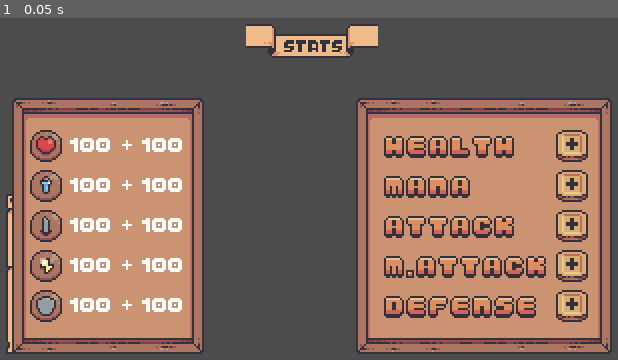
Above: before the commit, frame 1.
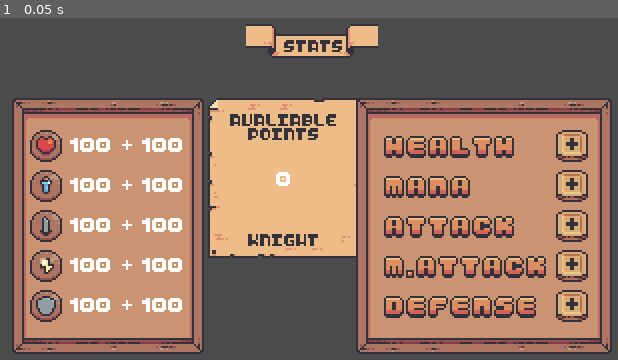
Above: after the commit, the same moment.

Repository: soapmactavish23/dawn-forest
Game: Godot game, scene res://scenes/interface/player/stats/stats_container.tscn
The game is run twice, just before and just after one commit, with the same random seed, the same clock (stepped at 60 frames per second) and the same inputs. This scene is started directly instead of the project's main scene.
Inputs:
- Up to frame 1 (0.05 s): no input

The runs differ from the first frame. In frame 1, 12% of the frame differs, in the area x 0-58%, y 23-99%.

Commit message:
143. Container auxiliar dos pontos disponíveis [Container da Direita].

Diff:
--- a/scenes/interface/player/stats/stats_container.tscn
+++ b/scenes/interface/player/stats/stats_container.tscn
@@ -19,6 +19,9 @@
 [ext_resource path="res://assets/interface/stats/stats_info_container.png" type="Texture" id=17]
 [ext_resource path="res://assets/interface/stats/text/stats_text/small/magic_attack.png" type="Texture" id=18]
 [ext_resource path="res://assets/interface/stats/text/player_total.png" type="Texture" id=19]
+[ext_resource path="res://assets/interface/stats/points_info_container.png" type="Texture" id=20]
+[ext_resource path="res://assets/interface/stats/text/avaliable_points.png" type="Texture" id=21]
+[ext_resource path="res://assets/interface/stats/text/knight_class_text.png" type="Texture" id=22]
 
 [sub_resource type="Animation" id=3]
 length = 0.001
@@ -103,14 +106,107 @@
 "values": [ Color( 1, 1, 1, 0 ), Color( 1, 1, 1, 1 ) ]
 }
 
+[sub_resource type="DynamicFont" id=5]
+font_data = ExtResource( 3 )
+
+[sub_resource type="Animation" id=7]
+length = 0.001
+tracks/0/type = "value"
+tracks/0/path = NodePath(".:rect_position")
+tracks/0/interp = 1
+tracks/0/loop_wrap = true
+tracks/0/imported = false
+tracks/0/enabled = true
+tracks/0/keys = {
+"times": PoolRealArray( 0 ),
+"transitions": PoolRealArray( 1 ),
+"update": 0,
+"values": [ Vector2( 108, 42 ) ]
+}
+tracks/1/type = "value"
+tracks/1/path = NodePath(".:modulate")
+tracks/1/interp = 1
+tracks/1/loop_wrap = true
+tracks/1/imported = false
+tracks/1/enabled = true
+tracks/1/keys = {
+"times": PoolRealArray( 0 ),
+"transitions": PoolRealArray( 1 ),
+"update": 0,
+"values": [ Color( 1, 1, 1, 1 ) ]
+}
+
+[sub_resource type="Animation" id=8]
+resource_name = "hide_container"
+length = 0.2
+tracks/0/type = "value"
+tracks/0/path = NodePath(".:rect_position")
+tracks/0/interp = 1
+tracks/0/loop_wrap = true
+tracks/0/imported = false
+tracks/0/enabled = true
+tracks/0/keys = {
+"times": PoolRealArray( 0, 0.2 ),
+"transitions": PoolRealArray( 1, 1 ),
+"update": 0,
+"values": [ Vector2( 108, 42 ), Vector2( 218, 42 ) ]
+}
+tracks/1/type = "value"
+tracks/1/path = NodePath(".:modulate")
+tracks/1/interp = 1
+tracks/1/loop_wrap = true
+tracks/1/imported = false
+tracks/1/enabled = true
+tracks/1/keys = {
+"times": PoolRealArray( 0, 0.2 ),
+"transitions": PoolRealArray( 1, 1 ),
+"update": 0,
+"values": [ Color( 1, 1, 1, 1 ), Color( 1, 1, 1, 0 ) ]
+}
+
+[sub_resource type="Animation" id=6]
+resource_name = "show_container"
+length = 0.2
+tracks/0/type = "value"
+tracks/0/path = NodePath(".:rect_position")
+tracks/0/interp = 1
+tracks/0/loop_wrap = true
+tracks/0/imported = false
+tracks/0/enabled = true
+tracks/0/keys = {
+"times": PoolRealArray( 0, 0.2 ),
+"transitions": PoolRealArray( 1, 1 ),
+"update": 0,
+"values": [ Vector2( 218, 42 ), Vector2( 108, 42 ) ]
+}
+tracks/1/type = "value"
+tracks/1/path = NodePath(".:modulate")
+tracks/1/interp = 1
+tracks/1/loop_wrap = true
+tracks/1/imported = false
+tracks/1/enabled = true
+tracks/1/keys = {
+"times": PoolRealArray( 0, 0.2 ),
+"transitions": PoolRealArray( 1, 1 ),
+"update": 0,
+"values": [ Color( 1, 1, 1, 0 ), Color( 1, 1, 1, 1 ) ]
+}
+
 [sub_resource type="DynamicFont" id=1]
 font_data = ExtResource( 3 )
 
 [node name="StatsContainer" type="Control"]
-anchor_right = 1.0
-anchor_bottom = 1.0
+anchor_left = 0.5
+anchor_top = 0.5
+anchor_right = 0.5
+anchor_bottom = 0.5
+margin_left = -160.0
+margin_top = -90.0
+margin_right = 160.0
+margin_bottom = 90.0
 
 [node name="StatsInfo" type="TextureRect" parent="."]
+modulate = Color( 1, 1, 1, 0 )
 anchor_top = 0.5
 anchor_bottom = 0.5
 margin_left = 7.0
@@ -154,6 +250,57 @@
 anims/RESET = SubResource( 3 )
 anims/hide_container = SubResource( 4 )
 anims/show_container = SubResource( 2 )
+
+[node name="PointsInfo" type="TextureRect" parent="."]
+anchor_left = 1.0
+anchor_top = 0.5
+anchor_right = 1.0
+anchor_bottom = 0.5
+margin_left = -212.0
+margin_top = -48.0
+margin_right = -132.0
+margin_bottom = 32.0
+texture = ExtResource( 20 )
+
+[node name="Text" type="TextureRect" parent="PointsInfo"]
+anchor_left = 0.5
+anchor_right = 0.5
+margin_left = -30.0
+margin_top = 8.0
+margin_right = 25.0
+margin_bottom = 21.0
+texture = ExtResource( 21 )
+
+[node name="AvailablePoints" type="Label" parent="PointsInfo"]
+anchor_left = 0.5
+anchor_top = 0.5
+anchor_right = 0.5
+anchor_bottom = 0.5
+margin_left = -42.0
+margin_top = -7.0
+margin_right = 38.0
+margin_bottom = 7.0
+rect_min_size = Vector2( 80, 0 )
+custom_fonts/font = SubResource( 5 )
+text = "0"
+align = 1
+valign = 1
+
+[node name="Class" type="TextureRect" parent="PointsInfo"]
+anchor_left = 0.5
+anchor_top = 1.0
+anchor_right = 0.5
+anchor_bottom = 1.0
+margin_left = -21.0
+margin_top = -12.0
+margin_right = 16.0
+margin_bottom = -6.0
+texture = ExtResource( 22 )
+
+[node name="Animation" type="AnimationPlayer" parent="PointsInfo"]
+anims/RESET = SubResource( 7 )
+anims/hide_container = SubResource( 8 )
+anims/show_container = SubResource( 6 )
 
 [node name="LeftContainer" type="TextureRect" parent="."]
 anchor_top = 1.0
Not shown: 1 places in scenes/interface/player/stats/stats_container.tscn that only renumber resources
